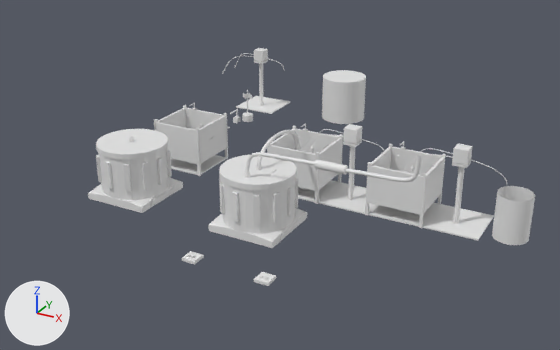
What one commit did to the Blender file untitled.blend.
One viewpoint serves both versions: a 50 mm lens placed at (12.2, -24.7, 12.4), pointed at (-1.1, -0.5, 0.3). Every picture has the same lights, and +X, +Y and +Z are marked at lower left.
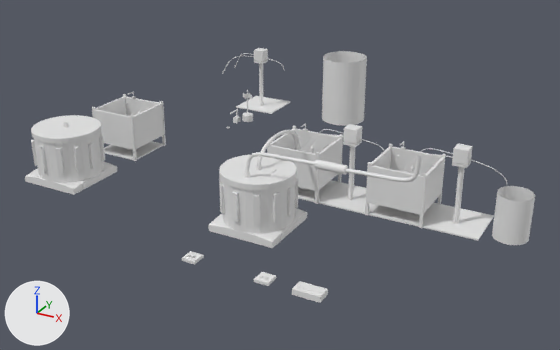
Where the newer file only moved an object's origin or applied its transform, the numbers keep the older frame.

Boxes (x1, y1, x2, y2) around the edits, measured in the pictures (560 x 350 px):
'Cylinder.004', moved: before (88, 129, 183, 213); after (25, 115, 117, 195)
'Cube.020', moved: before (154, 103, 228, 176); after (92, 92, 166, 161)
'Cylinder.012', reshaped (38% taller): before (322, 70, 366, 124); after (322, 51, 367, 126)
'Cube.034', added: after (292, 281, 328, 303)

The edits, one by one:
me_cylinder_018 is used by ob_cylinder_012; location (-2.02, 7.42, 1.07).
me_cylinder_018 had 64 vertices, 34 faces and spanned x -1.0..1.0, y -1.0..1.0, z -1.0..1.0.
me_cylinder_018 now has 64 vertices, 32 faces and spans x -1.0..1.0, y -1.0..1.0, z -1.07..1.93.
me_cylinder_018 part 1: the whole mesh is rebuilt.
Object 'Cylinder.004' (ob_cylinder_004) moves from (-5.34, -4.0, 2.0) to (-8.54, -4.0, 2.0).
Object 'Cube.020' (ob_cube_020) moves from (-5.18, -1.5, 1.2) to (-8.38, -1.5, 1.2).
Object 'Cube.034' (ob_cube_034) is new; it shows a copy of the mesh of ob_cube_031.
Its location is (3.55, -7.1, 0.05).
Its scale is (0.465, 0.25, 0.1).
